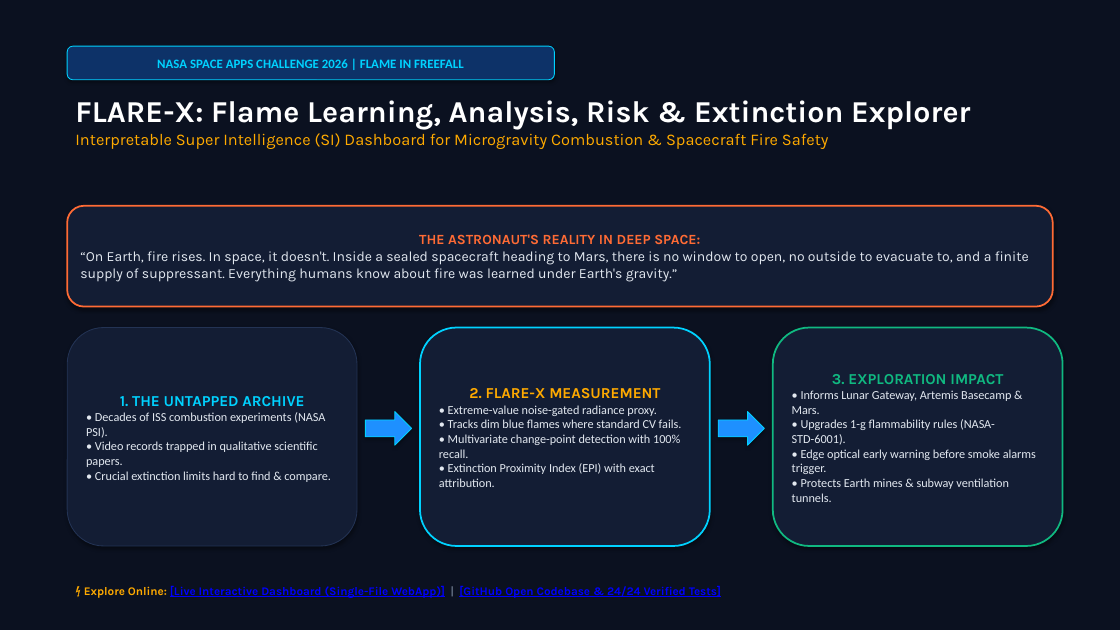
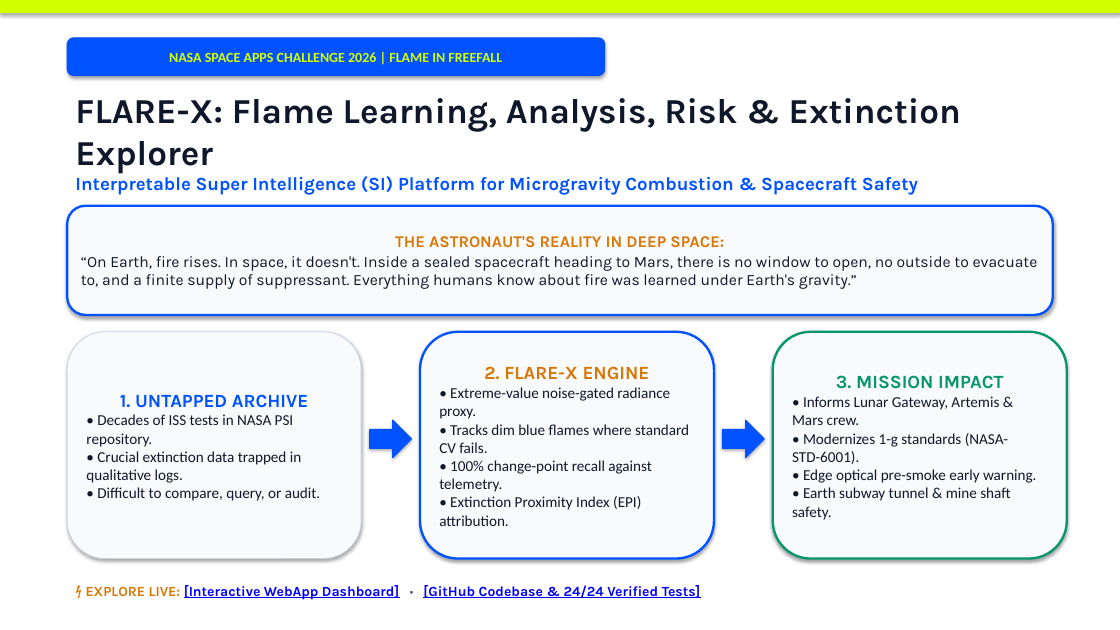
Before and after one commit to parthcoep-bot/Nasa-Space-app-challenge, a slide deck: slide 1 of FLARE-X_NASA_Space_Apps_7Slides.pptx. Drawn at 1120x630 pixels with LibreOffice and Linux fonts; fonts in the diff are those of the drawing. Boxes give left, top, right and bottom in pixels: in the first picture for what was removed or moved away, otherwise in the second. Text is boxed around its words. In the diff, an @@ line names an element or a change of style, - is before the commit and + after.

```diff
--- a/FLARE-X_NASA_Space_Apps_7Slides.pptx
+++ b/FLARE-X_NASA_Space_Apps_7Slides.pptx
@@ rectangle at [0,0,1120,630]: fill #0B1120 to #FFFFFF; outline #0B1120 0.75 pt to #FFFFFF 0.75 pt @@
@@ rectangle added at [0,0,1120,13], fill #D4FF00, outline #D4FF00 0.75 pt @@
@@ rounded rectangle "NASA SPACE APPS CHALLENGE 2026 ...": place and size @@
-rounded rectangle "NASA SPACE APPS CHALLENGE 2026 ..." at [67,46,555,80]
+rounded rectangle "NASA SPACE APPS CHALLENGE 2026 ..." at [67,38,605,76]
@@ rounded rectangle "NASA SPACE APPS CHALLENGE 2026 ..." at [67,38,605,76]: size 11 to 12 pt, text colour #00D2FF to #D4FF00; fill #0D3268 to #0052FF; outline #00D2FF 0.75 pt to #0052FF 0.75 pt @@
@@ text at [75,98,961,174]: size 26 to 30 pt, text colour #FFFFFF to #0F172A in "FLARE-X: Flame Learning, Analysis, Risk & Extinction ..." @@
@@ text at [75,176,918,195]: text changed; size 14 to 16 pt; text colour #FFAA00 to #0052FF; bold on @@
-Interpretable Super Intelligence (SI) Dashboard for Microgravity Combustion & Spacecraft Fire Safety
+Interpretable Super Intelligence (SI) Platform for Microgravity Combustion & Spacecraft Safety
@@ rounded rectangle "THE ASTRONAUT'S REALITY IN DEEP ...": place and size @@
-rounded rectangle "THE ASTRONAUT'S REALITY IN DEEP ..." at [67,206,1053,307]
+rounded rectangle "THE ASTRONAUT'S REALITY IN DEEP ..." at [67,206,1053,315]
@@ rounded rectangle "THE ASTRONAUT'S REALITY IN DEEP ..." at [67,206,1053,315]: size 12 to 14 pt, text colour #FF6B35 to #D97706 in "THE ASTRONAUT'S REALITY IN DEEP SPACE:"; size 12 to 13.5 pt, text colour #E2E8F0 to #0F172A in "“On Earth, fire rises. In space, it ..."; fill #131D34 to #F8FAFC; outline #FF6B35 1.5 pt to #0052FF 2 pt @@
@@ rounded rectangle "1. UNTAPPED ARCHIVE": place and size @@
-rounded rectangle "1. UNTAPPED ARCHIVE" at [67,328,357,546]
+rounded rectangle "1. UNTAPPED ARCHIVE" at [67,332,361,559]
@@ rounded rectangle "1. UNTAPPED ARCHIVE" at [67,332,361,559]: fill #131D34 to #F8FAFC; outline #233354 0.75 pt to #CBD5E1 0.75 pt @@
@@ rounded rectangle "2. FLARE-X ENGINE": place and size @@
-rounded rectangle "2. FLARE-X ENGINE" at [420,328,710,546]
+rounded rectangle "2. FLARE-X ENGINE" at [420,332,714,559]
@@ rounded rectangle "2. FLARE-X ENGINE" at [420,332,714,559]: fill #131D34 to #F8FAFC; outline #00D2FF 1.5 pt to #0052FF 2 pt @@
@@ rounded rectangle "3. MISSION IMPACT": place and size @@
-rounded rectangle "3. MISSION IMPACT" at [773,328,1063,546]
+rounded rectangle "3. MISSION IMPACT" at [773,332,1067,559]
@@ rounded rectangle "3. MISSION IMPACT" at [773,332,1067,559]: fill #131D34 to #F8FAFC; outline #10B981 1.5 pt to #059669 2 pt @@
@@ text in rounded rectangle at [439,387,689,453]: size 10.5 to 13 pt, text colour #E2E8F0 to #0F172A in "• Extreme-value noise-gated radiance proxy.", "• Tracks dim blue flames where standard ..." @@
@@ text in rounded rectangle at [484,366,650,380]: text changed; size 13 to 16 pt; text colour #FFAA00 to #D97706 @@
-2. FLARE-X MEASUREMENT
+2. FLARE-X ENGINE
@@ text in rounded rectangle at [792,375,1036,520]: text changed; size 10.5 to 13 pt; text colour #E2E8F0 to #0F172A @@
-3. EXPLORATION IMPACT
-• Informs Lunar Gateway, Artemis Basecamp & Mars.
-• Upgrades 1-g flammability rules (NASA-STD-6001).
-• Edge optical early warning before smoke alarms trigger.
-• Protects Earth mines & subway ventilation tunnels.
+3. MISSION IMPACT
+• Informs Lunar Gateway, Artemis & Mars crew.
+• Modernizes 1-g standards (NASA-STD-6001).
+• Edge optical pre-smoke early warning.
+• Earth subway tunnel & mine shaft safety.
@@ text in rounded rectangle at [86,394,321,501]: text changed; size 10.5 to 13 pt; text colour #E2E8F0 to #0F172A @@
-1. THE UNTAPPED ARCHIVE
-• Decades of ISS combustion experiments (NASA PSI).
-• Video records trapped in qualitative scientific papers.
-• Crucial extinction limits hard to find & compare.
+1. UNTAPPED ARCHIVE
+• Decades of ISS tests in NASA PSI repository.
+• Crucial extinction data trapped in qualitative logs.
+• Difficult to compare, query, or audit.
@@ right arrow: place and size @@
-right arrow at [365,412,412,445]
+right arrow at [370,420,412,458]
@@ right arrow at [370,420,412,458]: fill #1E90FF to #0052FF; outline #00D2FF 0.75 pt to #0052FF 0.75 pt @@
@@ right arrow at [723,420,765,458]: fill #1E90FF to #0052FF; outline #00D2FF 0.75 pt to #0052FF 0.75 pt @@
@@ right arrow: place and size @@
-right arrow at [718,412,765,445]
+right arrow at [723,420,765,458]
@@ text in rounded rectangle at [439,460,652,526]: text changed; size 10.5 to 13 pt; text colour #E2E8F0 to #0F172A @@
-• Multivariate change-point detection with 100% recall.
-• Extinction Proximity Index (EPI) with exact attribution.
+• 100% change-point recall against telemetry.
+• Extinction Proximity Index (EPI) attribution.
@@ text at [86,585,701,600]: text changed; size 10 to 12 pt @@
-⚡ Explore Online: [Live Interactive Dashboard (Single-File WebApp)] | [GitHub Open Codebase & 24/24 Verified Tests]
+⚡ EXPLORE LIVE: [Interactive WebApp Dashboard] • [GitHub Codebase & 24/24 Verified Tests]
```
Also in this commit, not shown: 5 other slides changed, 1 slide added, 1 slide removed, 9 other files.
